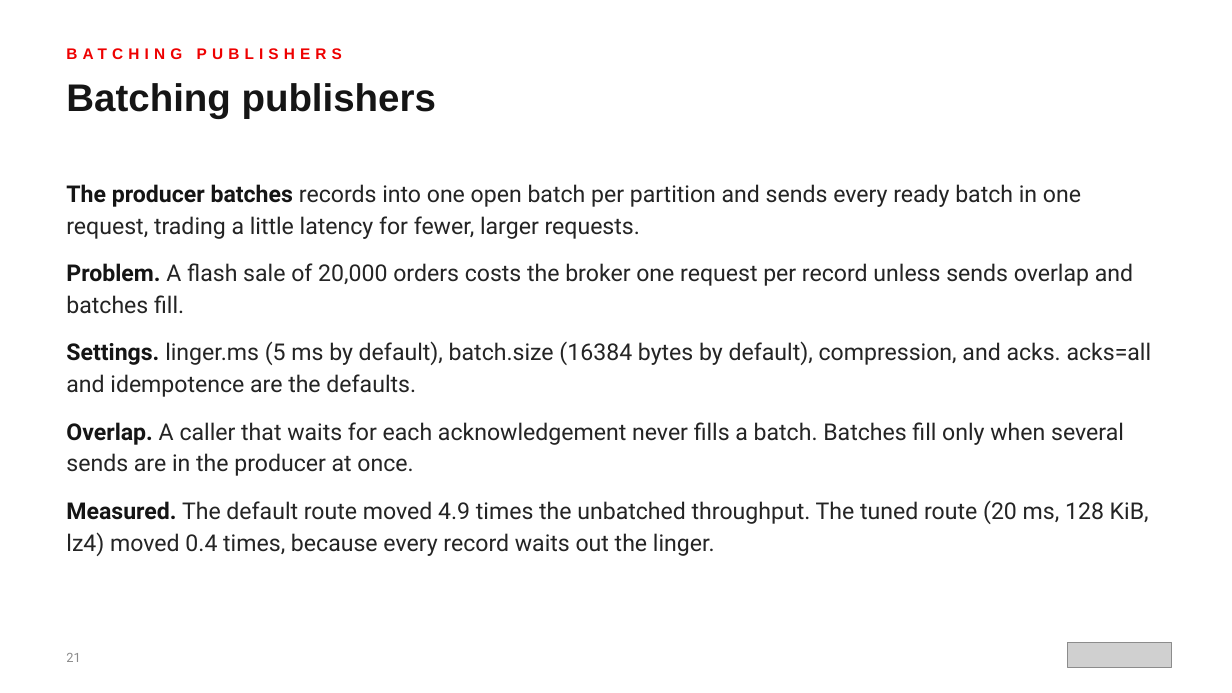
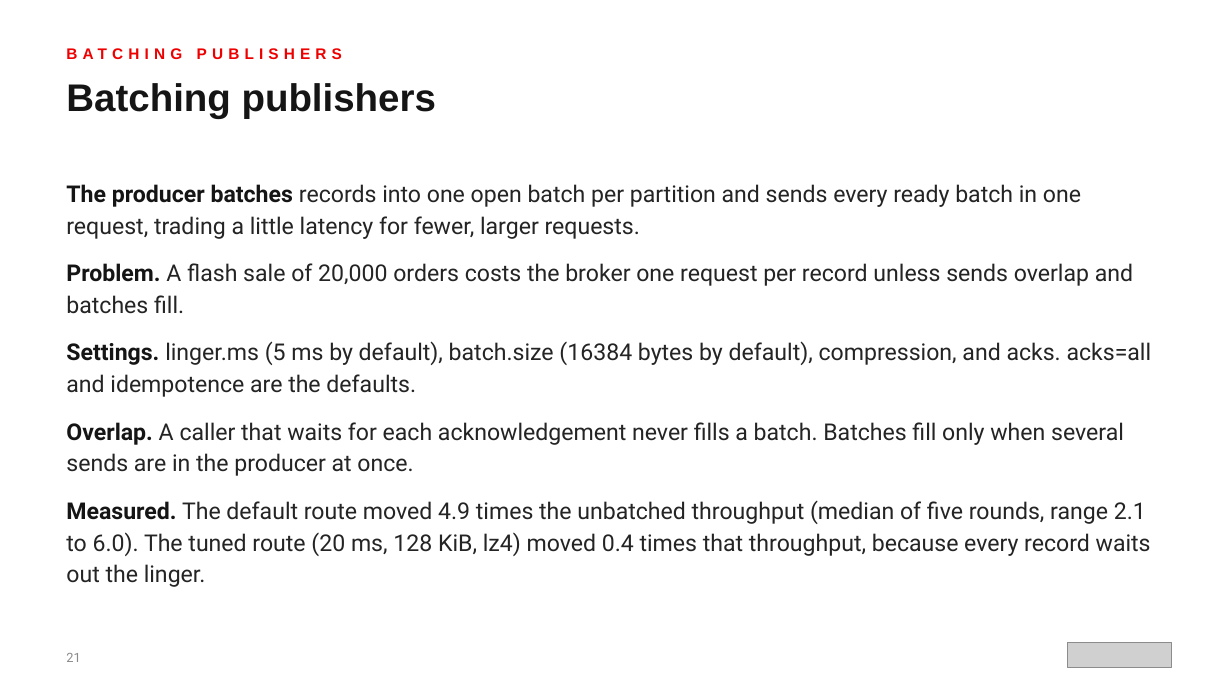
Before and after one commit to patterncatalyst/event-driven-patterns-with-quarkus-and-camel, a slide deck: slide 21 of lgtm-presentation/Event-Driven-Patterns-with-Quarkus-and-Camel.pptx. Drawn at 1232x693 pixels with LibreOffice and Linux fonts; fonts in the diff are those of the drawing; grey boxes stand for pictures. Boxes give left, top, right and bottom in pixels: in the first picture for what was removed or moved away, otherwise in the second. Text is boxed around its words. In the diff, an @@ line names an element or a change of style, - is before the commit and + after.

```diff
--- a/lgtm-presentation/Event-Driven-Patterns-with-Quarkus-and-Camel.pptx
+++ b/lgtm-presentation/Event-Driven-Patterns-with-Quarkus-and-Camel.pptx
@@ text at <box>66,501,1151,587</box>: text changed @@
-● Measured. The default route moved 4.9 times the unbatched throughput. The tuned route (20 ms, 128 KiB, lz4) moved 0.4 times, because every record waits out the linger.
+● Measured. The default route moved 4.9 times the unbatched throughput (median of five rounds, range 2.1 to 6.0). The tuned route (20 ms, 128 KiB, lz4) moved 0.4 times that throughput, because every record waits out the linger.
```
Also in this commit, not shown: 20 other slides changed, 13 other files.
